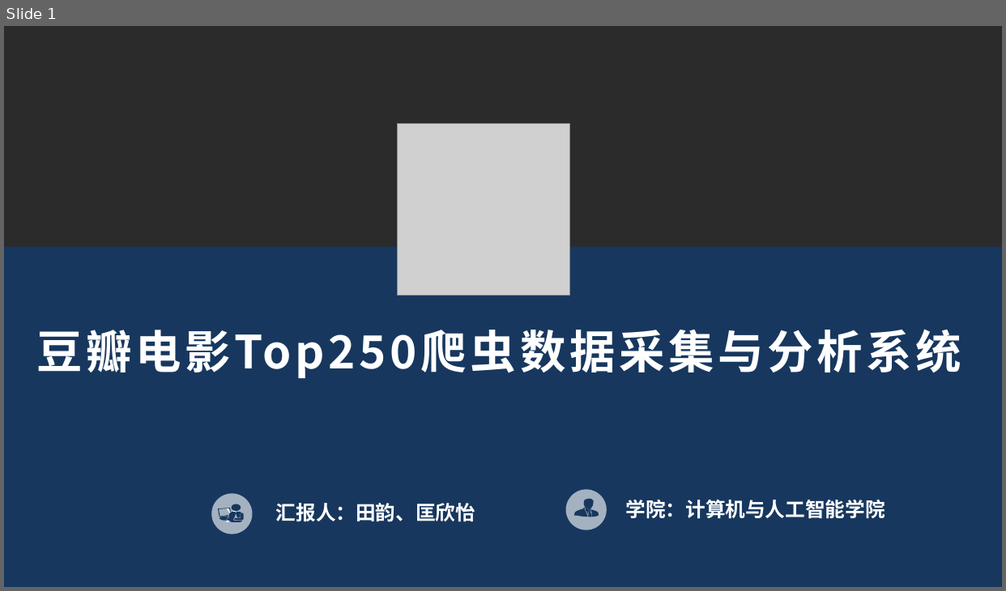
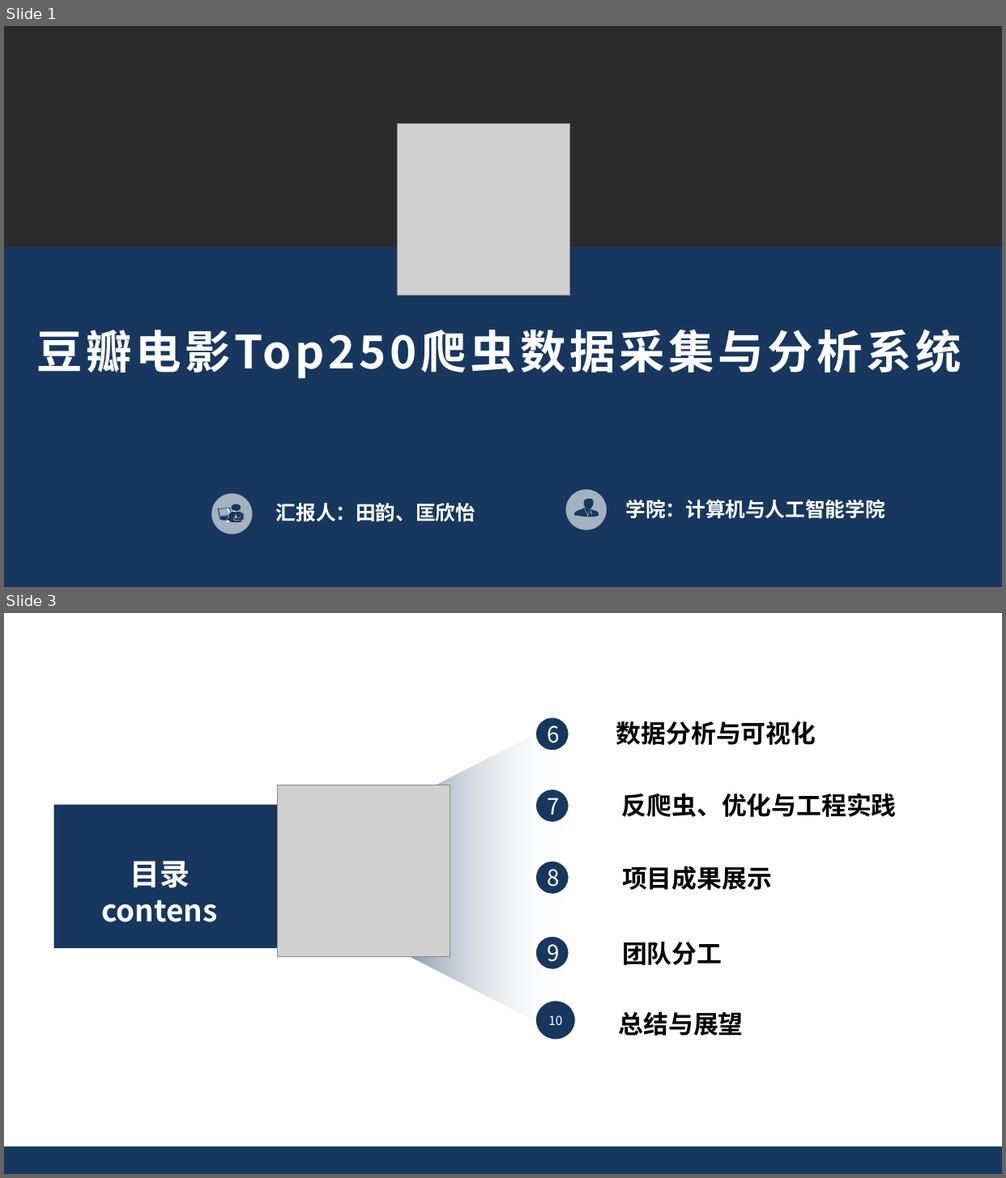
Before and after one commit to ty131421/spider_project, a slide deck: 豆瓣爬虫.pptx. Shown one above the other, each under a label of ours: slide 1 before the commit, slides 1 and 3 after it; the slides between them are not shown. The pictures are 1006x591 and 1006x1178 pixels, drawn with LibreOffice and Linux fonts; fonts in the diff are those of the drawing; grey boxes stand for pictures; background and template pictures are left out; a plain dark background stands for a picture behind light text. Boxes give left, top, right and bottom in pixels: in the first picture for what was removed or moved away, otherwise in the second. Text is boxed around its words. In the diff, an @@ line names an element or a change of style, - is before the commit and + after.

Commit message:
完成项目概述、基础爬取模块、进阶详情与动态爬取模块、数据存储方案（前半部分）的ppt内容

```diff
--- a/豆瓣爬虫.pptx
+++ b/豆瓣爬虫.pptx
@@ slide 3 added at <box>4,613,1002,1174</box>, background picture (left out) @@
@@ freeform shape added at <box>343,718,567,1038</box>, fill gradient #17375E to #FFFFFF @@
@@ ellipse added at <box>535,717,570,752</box>, fill #17375E, outline #FFFFFF 3 pt, 21.6 pt, text #FFFFFF @@
+6
@@ text added at <box>616,721,816,745</box>, 24 pt, text #000000, bold @@
+数据分析与可视化
@@ rectangle added at <box>54,805,344,948</box>, fill #17375E @@
@@ picture added at <box>278,786,450,957</box> @@
@@ ellipse added at <box>535,788,570,824</box>, fill #17375E, outline #FFFFFF 3 pt, 21.6 pt, text #FFFFFF @@
+7
@@ text added at <box>622,793,897,817</box>, 24 pt, text #000000, bold @@
+反爬虫、优化与工程实践
@@ text added at <box>101,861,217,922</box>, 28.8 pt, text #FFFFFF, bold @@
+目录
+contens
@@ ellipse added at <box>535,860,570,895</box>, fill #17375E, outline #FFFFFF 3 pt, 21.6 pt, text #FFFFFF @@
+8
@@ text added at <box>622,866,772,890</box>, 24 pt, text #000000, bold @@
+项目成果展示
@@ ellipse added at <box>535,935,570,971</box>, fill #17375E, outline #FFFFFF 3 pt, 21.6 pt, text #FFFFFF @@
+9
@@ text added at <box>622,942,722,965</box>, 24 pt, text #000000, bold @@
+团队分工
@@ ellipse added at <box>535,1000,577,1041</box>, fill #17375E, outline #FFFFFF 3 pt, 12 pt, text #FFFFFF @@
+10
@@ text added at <box>619,1012,744,1036</box>, 24 pt, text #000000, bold @@
+总结与展望
@@ group added at <box>4,1147,1002,1174</box>: 5 rectangles @@
```
Also in this commit, not shown: 8 slides changed, 8 other slides added, 1 slide removed.
